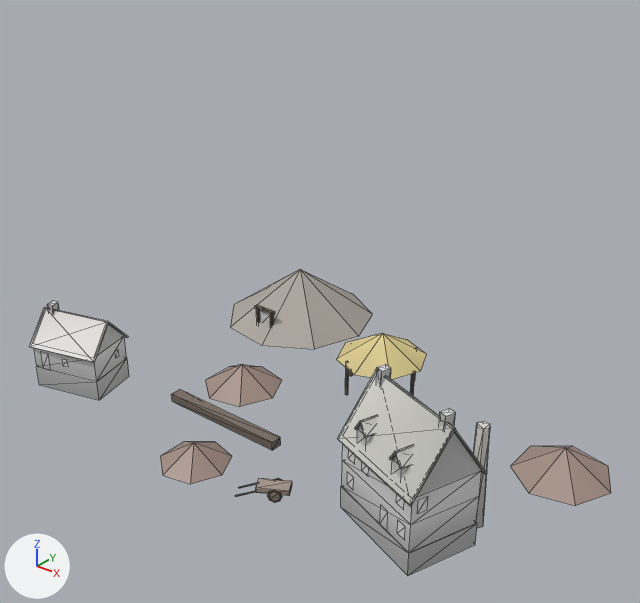
A saved change to the glTF model game/assets/models/outbuildings/mine_2.glb.
Both versions are drawn from a 50 mm camera at (54.6, -62.8, 49.6) aimed at (3.4, 1.2, 9.9). Arrows for +X, +Y and +Z are at lower left; the lights stay in place. The older version comes first. Mesh edges are drawn as thin lines. Vertices at exactly the same position are counted once.

Before the edit, the objects in view are built like this:
```python
me_mine_2 = bpy.data.meshes.new('mine_2')
me_mine_2.from_pydata(...)  # 433 vertices, 492 faces; spans x -24.9..34.7, y -19.4..23.0, z -2.0..12.0
me_mine_2.materials.append(mat_building)
ob_mine_2 = bpy.data.objects.new('mine_2', me_mine_2)
ob_mine_2.location = (0.0, 0.0, 0.0)
```
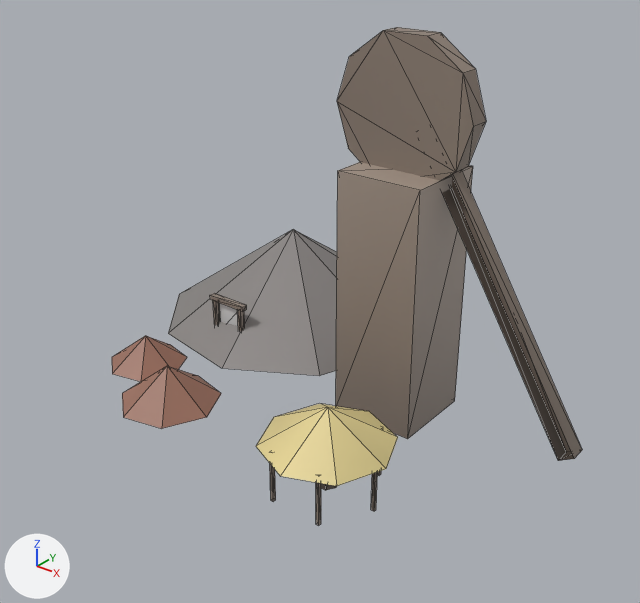
The edits, one by one:
me_mine_2 is used by ob_mine_2; location (0.0, 0.0, 0.0).
me_mine_2 had 433 vertices, 492 faces and spanned x -24.9..34.7, y -19.4..23.0, z -2.0..12.0.
me_mine_2 now has 159 vertices, 195 faces and spans x -27.5..30.5, y -17.4..31.4, z -2.2..36.8.
me_mine_2 part 1: the loose piece of 8 vertices spanning x 9.9..10.1, y 2.4..2.7, z -0.8..3.2 is scaled about its middle by (37, 37, 6.6), then moved by (0.0, 3.5, 9.8).
me_mine_2 part 2: the loose piece of 10 vertices spanning x -18.6..-0.8, y 5.0..23.0, z -0.8..5.5 is scaled about its middle by 1.8, then moved by (-1.8, 1.2, 1.9).
me_mine_2 part 3: the loose piece of 8 vertices spanning x -7.9..0.3, y -7.2..1.2, z -0.8..1.8 is scaled about its middle by (1.26, 1.26, 1.58), then moved by (-3.9, -7.0, 0.8).
me_mine_2 part 4: the loose piece of 9 vertices spanning x 3.1..12.9, y 1.1..10.9, z 3.0..5.8 is scaled about its middle by 1.3, then moved by (6.0, -17.0, 1.3).
me_mine_2 part 5: the loose piece of 8 vertices spanning x -11.2..-10.9, y 7.2..7.6, z -0.5..2.3 is scaled about its middle by 1.8, then moved by (-2.9, -4.1, 0.7).
me_mine_2 part 6: the loose piece of 8 vertices spanning x -9.1..-8.8, y 7.2..7.6, z -0.5..2.3 is scaled about its middle by 1.8, then moved by (-1.1, -4.1, 0.7).
me_mine_2 part 7: the loose piece of 8 vertices spanning x -11.4..-8.6, y 7.2..7.6, z 2.3..2.6 is scaled about its middle by 1.8, then moved by (-2.0, -4.1, 2.0).
me_mine_2 part 8: a new loose piece, a 10-sided cylinder along y spanning x 2.5..17.5, y 4.9..7.1, z 22.6..36.8, in mat_building.
me_mine_2 part 9: the loose piece of 8 vertices spanning x 16.0..28.0, y -15.1..-4.9, z -2.0..0.3 is scaled about its middle by (0.0321, 0.0383, 2.21), then moved by (-2.8, -1.0, 2.4).
me_mine_2 part 10: the loose piece of 8 vertices spanning x 11.9..12.1, y 5.9..6.1, z -0.8..3.2 is scaled about its middle by 1.3, then moved by (4.6, -12.5, 0.4).
me_mine_2 part 11: the loose piece of 8 vertices spanning x 5.9..6.1, y 2.4..2.7, z -0.8..3.2 is scaled about its middle by 1.3, then moved by (5.4, -9.0, 0.4).
me_mine_2 part 12: the loose piece of 8 vertices spanning x -7.0..7.0, y -10.6..-9.4, z -0.3..0.6 is scaled about its middle by (0.0232, 0.271, 5.78), then moved by (8.8, -1.0, 1.5).
me_mine_2 part 13: the loose piece of 12 vertices spanning x 7.2..8.8, y 5.3..6.7, z -0.5..2.7 is scaled about its middle by 1.3, then moved by (6.0, -17.0, 0.3).
me_mine_2 part 14: 45 loose pieces with 322 vertices, spanning x -24.9..28.3, y -19.4..9.6, z -2.0..12.0, are deleted.
me_mine_2 part 15: 8 vertices removed from x 25.7..34.7, y -0.6..8.6, z -0.8..2.0; 8 vertices added at x 11.5..30.5, y 5.1..6.9, z -0.5..29.1.
me_mine_2 part 16: 16 vertices added at x 11.2..16.8, y -15.7..-15.3, z -1.0..4.2.
me_mine_2 part 17: 12 vertices added at x -20.0..-10.2, y -10.4..3.5, z -0.8..4.1.

What differs and where, as boxes [x1, y1, x2, y2] in the pictures (640 x 603 px; the box of a moved part takes in the faces that stretch with it):
'mine_2', reshaped (19% narrower, 62% taller)
    before: [29, 269, 611, 576]
    after: [112, 27, 582, 526]
part 1 of me_mine_2, moved or reshaped (not visible before)
    after: [336, 162, 473, 439]
part 2 of me_mine_2, moved or reshaped
    before: [231, 269, 373, 349]
    after: [168, 229, 337, 376]
part 3 of me_mine_2, moved or reshaped
    before: [205, 364, 282, 406]
    after: [122, 366, 221, 429]
part 4 of me_mine_2, moved or reshaped
    before: [337, 333, 427, 380]
    after: [256, 404, 398, 486]
part 5 of me_mine_2, moved or reshaped (mostly hidden)
    before: [256, 309, 260, 322]
    after: [213, 301, 220, 325]
part 6 of me_mine_2, moved or reshaped
    before: [270, 314, 274, 325]
    after: [237, 310, 245, 332]
part 7 of me_mine_2, moved or reshaped
    before: [255, 305, 275, 315]
    after: [210, 293, 247, 312]
part 8 of me_mine_2, added (brown)
    after: [337, 27, 486, 180]
part 9 of me_mine_2, moved or reshaped
    before: [341, 486, 477, 576]
    after: [371, 472, 377, 511]
part 10 of me_mine_2, moved or reshaped
    before: [410, 373, 415, 396]
    after: [377, 471, 381, 476]
part 11 of me_mine_2, moved or reshaped (not visible afterwards)
    before: [345, 368, 349, 395]
part 12 of me_mine_2, moved or reshaped (not visible afterwards)
    before: [171, 390, 281, 450]
part 13 of me_mine_2, moved or reshaped (not visible before)
    after: [321, 483, 337, 490]
part 14 of me_mine_2, deleted
    before: [29, 301, 490, 553]
part 15 of me_mine_2, moved or reshaped
    before: [510, 446, 611, 506]
    after: [442, 170, 582, 461]
part 16 of me_mine_2, added
    after: [270, 464, 321, 526]
part 17 of me_mine_2, added (beige)
    after: [112, 303, 238, 382]
